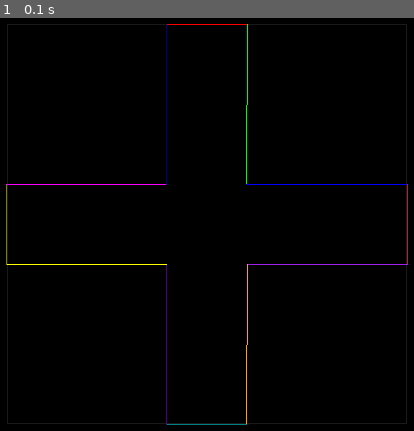
Above: before the commit, frame 1.
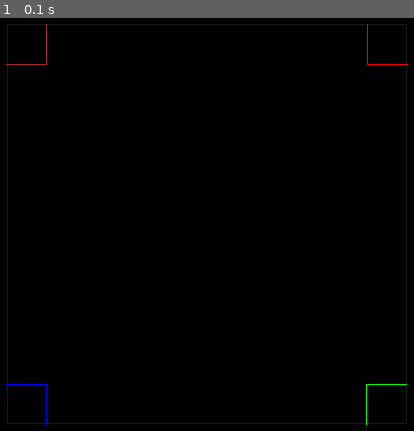
Above: after the commit, the same moment.

Repository: hitbox/scratch
Game: pygame game, started from pygame/decor.py
Two runs of this game, one before a commit and one after it. Both use one fixed random seed, a clock stepped at 60 frames per second and the inputs below.
Inputs:
- Up to frame 1 (0.1 s): no input

The runs differ from the first frame. In frame 1, 1.1% of the frame differs, in the area x 1-99%, y 1-99%.

Commit message:
playing with pygame stuff

Diff:
--- a/pygame/decor.py
+++ b/pygame/decor.py
@@ -1,3 +1,4 @@
+import itertools as it
 import math
 
 import pygamelib
@@ -63,21 +64,21 @@
     # starting topleft facing right
     pen.move(horizontal * portion)
     for side in [horizontal, vertical, horizontal, vertical]:
-        p1 = pen.copy()
+        points = []
+
         pen.move(side - portion * side * 2)
-        p2 = pen.copy()
-        yield (p1, p2)
+        points.append(pen.copy())
 
         p1 = pen.copy()
         pen.right()
         pen.move(side * portion)
-        p2 = pen.copy()
-        yield (p1, p2)
+        points.append(pen.copy())
 
         pen.left()
         pen.move(side * portion)
-        p3 = pen.copy()
-        yield (p2, p3)
+        points.append(pen.copy())
+
+        yield points
 
         pen.right()
 
@@ -90,6 +91,7 @@
     )
     args = parser.parse_args(argv)
 
+    font = pygamelib.monospace_font(20)
     window = pygame.Rect(0, 0, *args.display_size)
     shrink = 0.50
     rect = window.inflate(-shrink * window.width, -shrink * window.height)
@@ -98,12 +100,12 @@
     vertical = rect.height - 1
 
     pen = Pen(position=rect.topleft)
-    portion = 0.40
+    portion = 0.10
 
     # TODO
     # - interactively create lines
 
-    lines = list(inner_corner_border(pen, rect, portion))
+    list_of_lines = list(inner_corner_border(pen, rect, portion))
 
     colors = (
         'red',
@@ -131,8 +133,8 @@
                     pygamelib.post_quit()
         screen.fill('black')
         pygame.draw.rect(screen, 'grey10', rect, 1)
-        for (p1, p2), color in zip(lines, colors):
-            pygame.draw.line(screen, color, p1, p2)
+        for points, color in zip(list_of_lines, colors):
+            pygame.draw.lines(screen, color, False, points)
         pygame.display.flip()
 
 if __name__ == '__main__':
--- a/pygame/l_system.py
+++ b/pygame/l_system.py
@@ -23,9 +23,10 @@
 
 class LSystem:
 
-    def __init__(self, axiom, rules):
+    def __init__(self, axiom, rules, constants):
         self.axiom = axiom
         self.rules = rules
+        self.constants = constants
 
     def __call__(self, iterations):
         """
@@ -397,11 +398,40 @@
     points_generator = PointGenerator(symbols, cursor_mapping, cursor)
     return points_generator
 
+def kolam(iterations, length):
+    generator = LSystem(
+        axiom = '-D--D',
+        rules = {
+            'A': 'F++FFFF--FFFF++F++FFFF--F',
+            'B': 'F--FFFF++F++FFFF--F--FFFF++F',
+            'C': 'BFA--BFA',
+            'D': 'CFC--CFC',
+        },
+        constants = {
+            'angle': 45,
+        },
+    )
+    sequence = generator(iterations)
+    cursor_mapping = CursorMapping({
+        'F': 'forward_one',
+        '+': 'left',
+        '-': 'right',
+        'A': None,
+        'B': None,
+        'C': None,
+        'D': None,
+    })
+    cursor = Cursor(turn_angle=45, length=length)
+    symbols = iter(sequence)
+    points_generator = PointGenerator(symbols, cursor_mapping, cursor)
+    return points_generator
+
 CURVES = {
     'snowflake': snowflake,
     'gosper': gosper,
     'moore': moore,
     'simple_star': simple_star,
+    'kolam': kolam,
 }
 
 def main(argv=None):
@@ -411,7 +441,12 @@
         choices = list(CURVES),
     )
     parser.add_argument('iterations', type=int, default=0)
-    parser.add_argument('--line', type=int, default=1)
+    parser.add_argument(
+        '--line',
+        type = int,
+        default = 1,
+        help = 'Draw line length. %(default)s.',
+    )
     args = parser.parse_args(argv)
 
     curve = eval(args.curve)
@@ -427,3 +462,6 @@
 # https://en.wikipedia.org/wiki/Koch_snowflake
 # "Paged Out! #4" page 28 "Generate ASCII-Root-Art using formal grammar and randomness"
 # https://pagedout.institute/?page=issues.php
+
+# 2024-06-21 Fri.
+# http://www.paulbourke.net/fractals/lsys/
